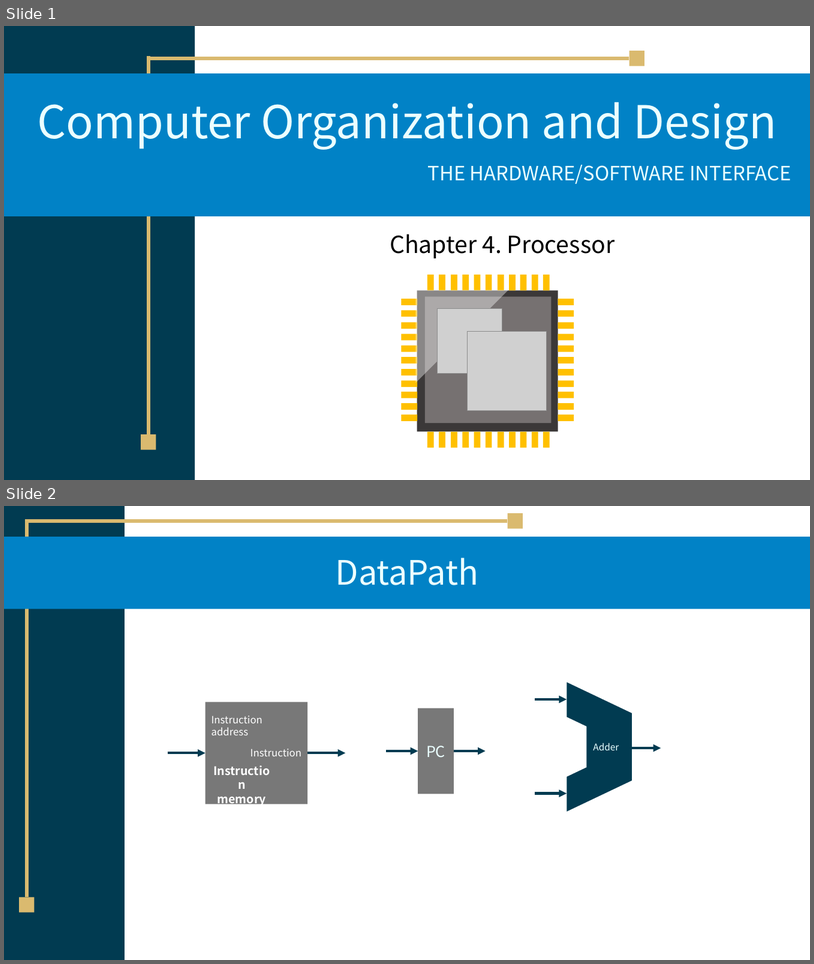
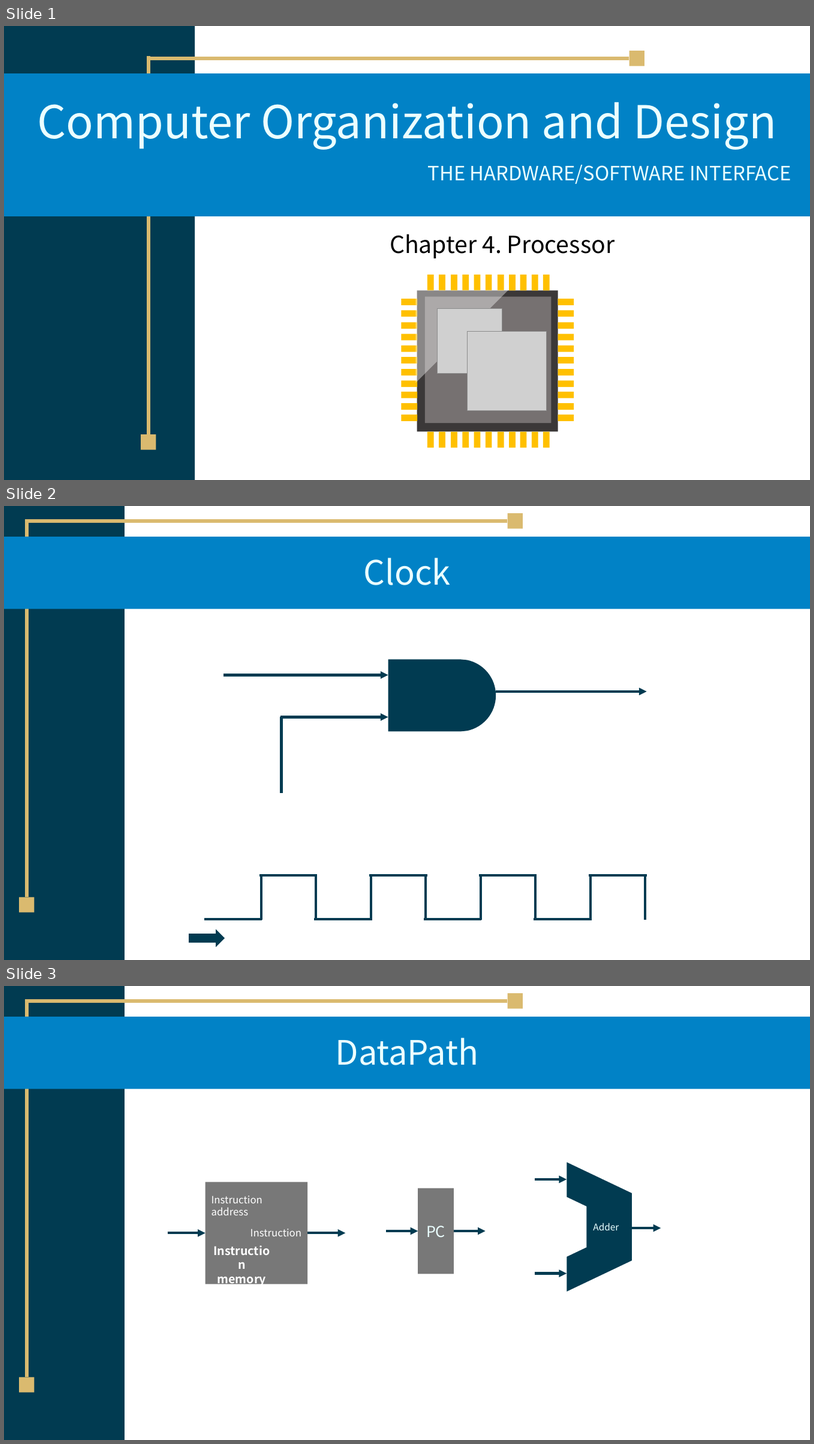
Before and after one commit to TikaWorld/EZ-Study, a slide deck: ComputerOrganization/Chapter4.pptx. Shown one above the other, each under a label of ours: slides 1 and 2 before the commit, slides 1, 2 and 3 after it. The pictures are 814x964 and 814x1444 pixels, drawn with LibreOffice and Linux fonts; fonts in the diff are those of the drawing; grey boxes stand for pictures. Boxes give left, top, right and bottom in pixels: in the first picture for what was removed or moved away, otherwise in the second. Text is boxed around its words. In the diff, an @@ line names an element or a change of style, - is before the commit and + after.

Commit message:
Update Clocking

```diff
--- a/ComputerOrganization/Chapter4.pptx
+++ b/ComputerOrganization/Chapter4.pptx
@@ slide 2 added at [4, 506, 810, 960], background #FFFFFF @@
@@ rectangle added at [4, 506, 125, 960], fill #013B51 @@
@@ rectangle added at [4, 537, 810, 609], fill #0182C6 @@
@@ title added at [364, 558, 451, 585], 40 pt, text #EBFFFF @@
+Clock
@@ freeform shape added at [388, 659, 496, 731], fill #013B51 @@
@@ arrow added from (224, 675) to (388, 675), #013B51 3 pt @@
@@ arrow added from (497, 691) to (647, 691), #013B51 3 pt @@
@@ arrow added from (281, 717) to (388, 717), #013B51 3 pt @@
@@ line added from (282, 717) to (282, 793), #013B51 3 pt @@
@@ lightning bolt added at [253, 792, 308, 847], fill #FFFFFF @@
@@ group added at [204, 874, 647, 920]: 16 lines @@
@@ group added at [19, 513, 523, 912]: 2 lines, 2 rectangles @@
@@ right arrow added at [189, 929, 225, 946], fill #013B51 @@
@@ what was slide 2 is now slide 3 @@
```
